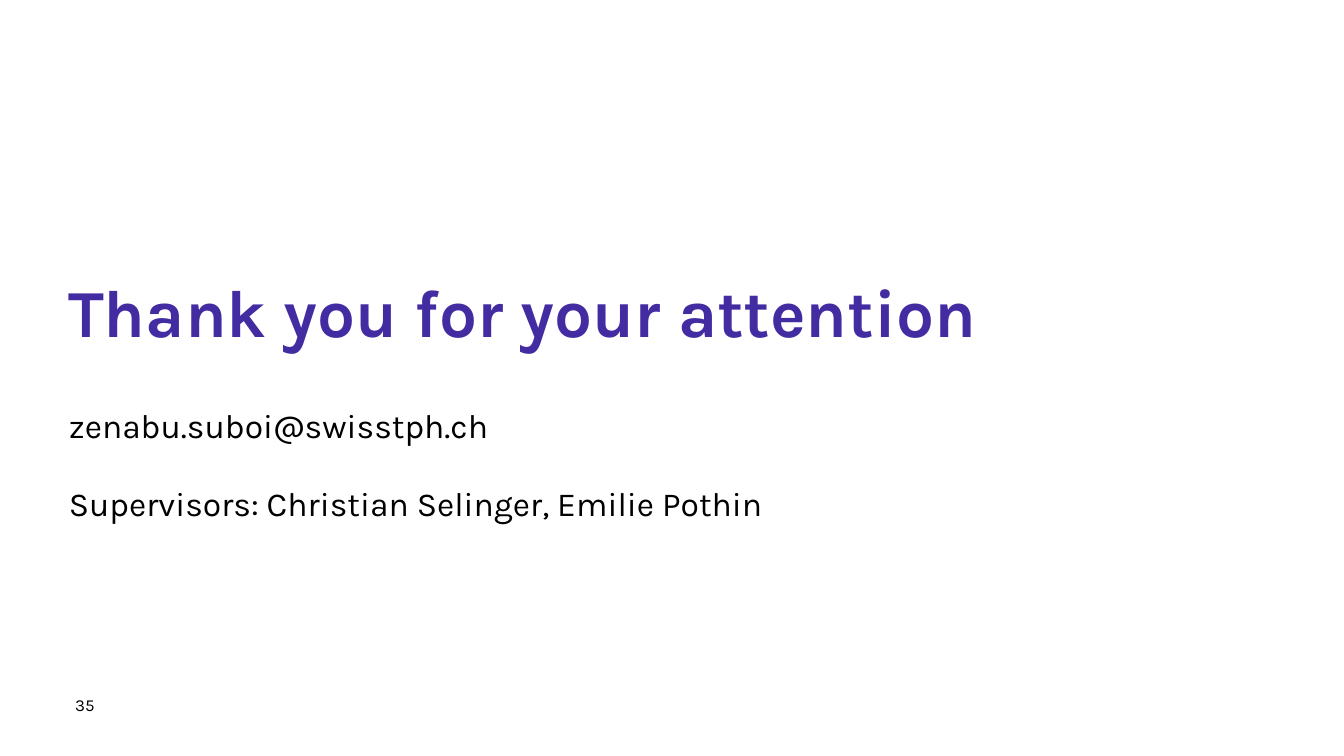
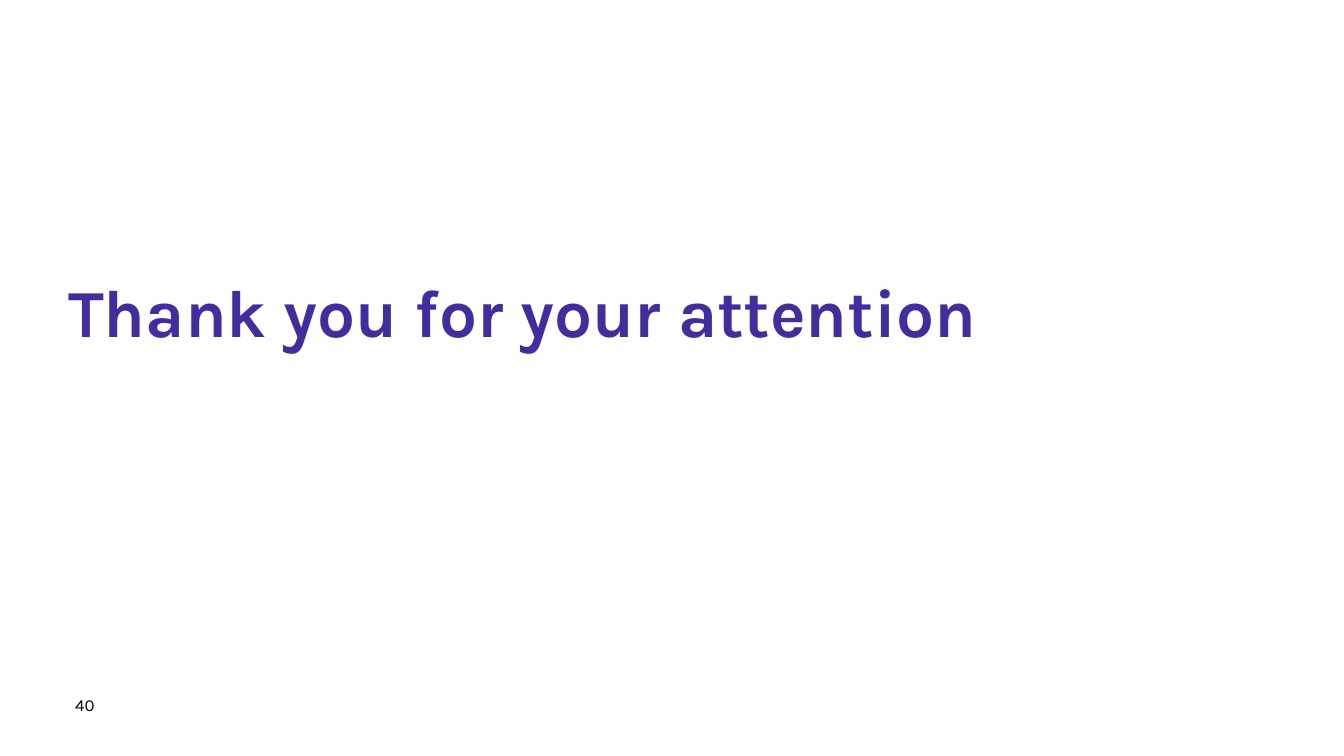
Before and after one commit to zenabusuboi/MySWISS-TPH, a slide deck: slide 40 of ZenabuPhD/COMMUNITY PROTECTION/PRESENTATIONS/CommProt_Presentation4_AnnualCommitteeMeeting2_2026.pptx (slide 35 before the commit). Drawn at 1344x756 pixels with LibreOffice and Linux fonts; fonts in the diff are those of the drawing; background and template pictures are left out. Boxes give left, top, right and bottom in pixels: in the first picture for what was removed or moved away, otherwise in the second. Text is boxed around its words. In the diff, an @@ line names an element or a change of style, - is before the commit and + after.

```diff
--- a/ZenabuPhD/COMMUNITY PROTECTION/PRESENTATIONS/CommProt_Presentation4_AnnualCommitteeMeeting2_2026.pptx
+++ b/ZenabuPhD/COMMUNITY PROTECTION/PRESENTATIONS/CommProt_Presentation4_AnnualCommitteeMeeting2_2026.pptx
@@ text removed at [69,415,488,446] @@
-zenabu.suboi@swisstph.ch
@@ text removed at [69,493,762,525] @@
-Supervisors: Christian Selinger, Emilie Pothin
@@ page number at [75,700,94,711]: text changed @@
-35
+40
```
Also in this commit, not shown: 17 other slides changed, 8 slides added, 3 slides removed, 45 other files.
